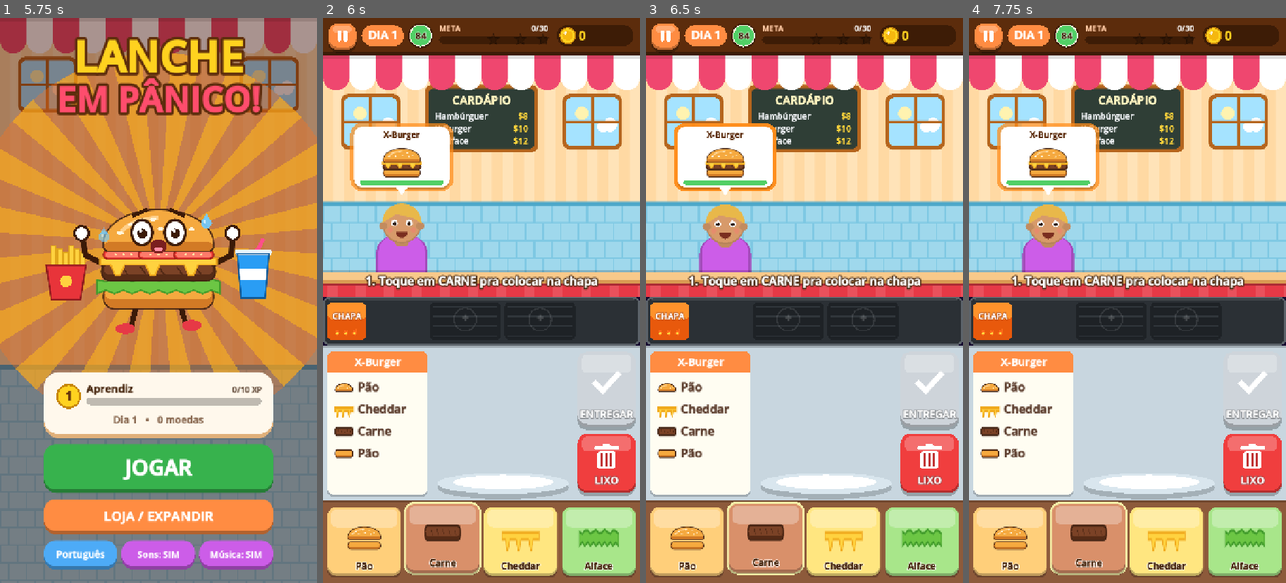
Above: before the commit, frames 1-4 (left to right).
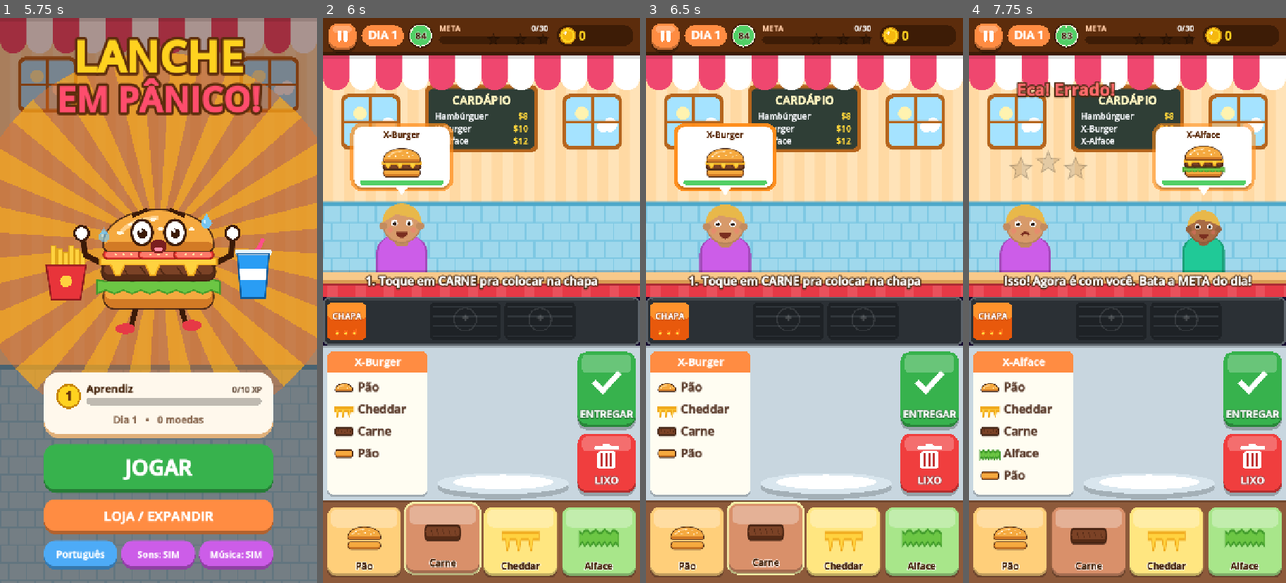
Above: after the commit, the same moments.

Repository: RenanSantosF/Lanche-em-P-nico
Game: Godot game, scene res://ft_intro/FTIntro.tscn
Same seed, same stepped clock (60 frames per second), same inputs: the game is played once before the commit and once after it.
Inputs (mouse positions are in pixels of both pictures, inside the frame that each line leads up to):
- Up to frame 1 (5.75 s): drag from (158, 300) to (190, 176) at 0.52 s; drag from (95, 328) to (142, 413) at 1.27 s; click "PLAY" at 2 s; click "PLAY" at 2.75 s; click "SHOP / EXPAND" at 3.5 s; click "English" at 4.25 s; click "Português" at 5 s
- Up to frame 2 (6 s): click "JOGAR" at 5.75 s
- Up to frame 3 (6.5 s): no input
- Up to frame 4 (7.75 s): click (1251, 390) at 6.52 s; click (1251, 464) at 7.25 s

Frame 1 is identical in both runs. In frame 2, 2.2% of the frame differs, in the area x 80-99%, y 59-73%; in frame 3, 2.2%; in frame 4, 17%, in the area x 3-99%, y 1-99%.

Commit message:
feat: entregar sempre, mesmo errado ou sem o pão de cima (com penalidade)
- Botão ENTREGAR sempre ativo; prato vazio = 0 estrelas
- Lanche aberto (sem pão de cima) ou sem pão de baixo custa 2 estrelas
- Aviso na tela em PT/EN/ES

Co-Authored-By: Claude Opus 5.5 <noreply@anthropic.com>
Claude-Session: https://claude.ai/code/session_01RicoqvZA8aSg9bFT9pmtfz

Diff:
--- a/autoload/L.gd
+++ b/autoload/L.gd
@@ -70,6 +70,8 @@
 	"Toque para jogar": "Tap to play",
 	"VÍDEO: DOBRAR MOEDAS (+%d)": "VIDEO: DOUBLE COINS (+%d)", "MOEDAS DOBRADAS! +%d": "COINS DOUBLED! +%d",
 	"Moedas grátis! Assista um vídeo e ganhe %d moedas.": "Free coins! Watch a video and get %d coins.",
+	"Prato vazio! O cliente ficou bravo.": "Empty plate! The customer got mad.",
+	"Lanche aberto, sem o pão de cima! -2 estrelas": "Open burger, no top bun! -2 stars",
 	"ASSISTIR": "WATCH", "Daqui a pouco": "Soon", "Privacidade dos anúncios": "Ad privacy",
 }
 
@@ -139,6 +141,8 @@
 	"Toque para jogar": "Toca para jugar",
 	"VÍDEO: DOBRAR MOEDAS (+%d)": "VIDEO: DUPLICAR MONEDAS (+%d)", "MOEDAS DOBRADAS! +%d": "¡MONEDAS DUPLICADAS! +%d",
 	"Moedas grátis! Assista um vídeo e ganhe %d moedas.": "¡Monedas gratis! Mira un video y gana %d monedas.",
+	"Prato vazio! O cliente ficou bravo.": "¡Plato vacío! El cliente se enojó.",
+	"Lanche aberto, sem o pão de cima! -2 estrelas": "¡Hamburguesa abierta, sin el pan de arriba! -2 estrellas",
 	"ASSISTIR": "VER", "Daqui a pouco": "En un rato", "Privacidade dos anúncios": "Privacidad de anuncios",
 }
 
--- a/scripts/Main.gd
+++ b/scripts/Main.gd
@@ -1223,7 +1223,8 @@
 		ticket.show_order(selected.recipe, selected.sides, built, built_sides)
 	else:
 		ticket.show_order({}, [], built, built_sides)
-	btn_deliver.disabled = built.is_empty()
+	# sempre dá pra entregar (mesmo errado ou incompleto) — a nota é que cai
+	btn_deliver.disabled = false
 	_update_hints()
 
 
@@ -1271,8 +1272,6 @@
 func _on_deliver() -> void:
 	if _dup("deliver"):
 		return
-	if built.is_empty():
-		return
 	if selected == null or not is_instance_valid(selected) or selected.mood != "wait":
 		_auto_select()
 		if selected == null:
@@ -1280,6 +1279,10 @@
 			return
 	var c = selected
 	var stars := R.grade(c.recipe["layers"], built, c.sides, built_sides)
+	if built.is_empty():
+		_show_banner("Prato vazio! O cliente ficou bravo.", 1.6)
+	elif built[-1] != R.BUN_TOP:
+		_show_banner("Lanche aberto, sem o pão de cima! -2 estrelas", 1.6)
 	if stars == 3:
 		stats["combo"] += 1
 	else:
--- a/scripts/Rules.gd
+++ b/scripts/Rules.gd
@@ -315,8 +315,16 @@
 
 
 # 3 estrelas = perfeito; cada erro tira uma estrela.
+# Dá para entregar de qualquer jeito, mas lanche aberto (sem o pão de cima) ou sem o pão
+# de baixo é falha grave: custa 2 estrelas em vez de 1. Prato vazio = 0 estrelas.
 static func grade(wanted: Array, built: Array, wanted_sides: Array, built_sides: Array) -> int:
+	if built.is_empty():
+		return 0
 	var errors := mistakes(wanted, built) + side_mistakes(wanted_sides, built_sides)
+	if built[-1] != BUN_TOP:
+		errors += 1
+	if built[0] != BUN_BOTTOM:
+		errors += 1
 	return clampi(3 - errors, 0, 3)
 
 
--- a/tests/test_game_logic.gd
+++ b/tests/test_game_logic.gd
@@ -21,6 +21,9 @@
 	# notas
 	check(R.grade(xb, xb, [], []) == 3, "lanche perfeito = 3 estrelas")
 	check(R.grade(xb, [R.BUN_BOTTOM, R.PATTY, R.BUN_TOP], [], []) == 2, "faltou 1 ingrediente = 2 estrelas")
+	check(R.grade(xb, [R.BUN_BOTTOM, R.PATTY, R.CHEESE], [], []) == 1, "sem o pão de cima = perde 2 estrelas")
+	check(R.grade(xb, [R.BUN_BOTTOM, R.PATTY], [], []) == 0, "sem pão de cima e faltando cheddar = 0")
+	check(R.grade(xb, [], [], []) == 0, "prato vazio = 0 estrelas")
 	check(R.grade(xb, [R.BUN_BOTTOM, R.CHEESE, R.PATTY, R.BUN_TOP], [], []) == 1, "ordem trocada = 1 estrela")
 	check(R.grade(xb, [R.BUN_BOTTOM, R.LETTUCE, R.LETTUCE, R.LETTUCE, R.LETTUCE], [], []) == 0, "tudo errado = 0")
 	check(R.grade(xb, xb, [R.FRIES], []) == 2, "esqueceu a batata = 2 estrelas")
